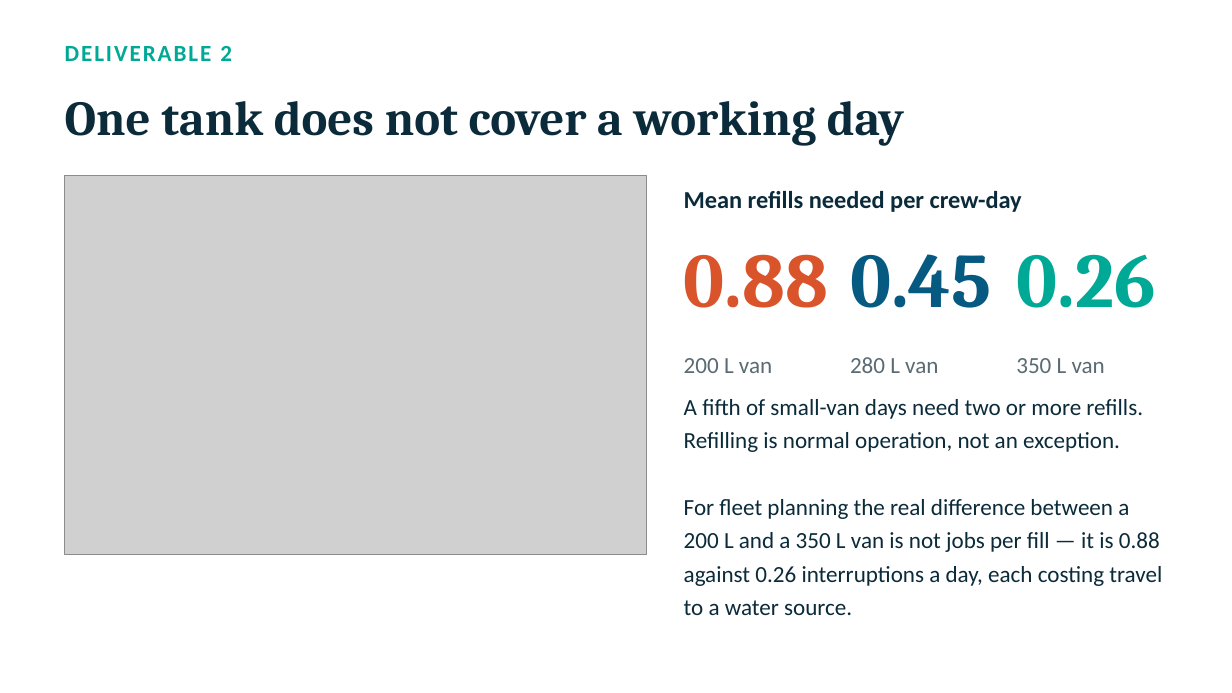
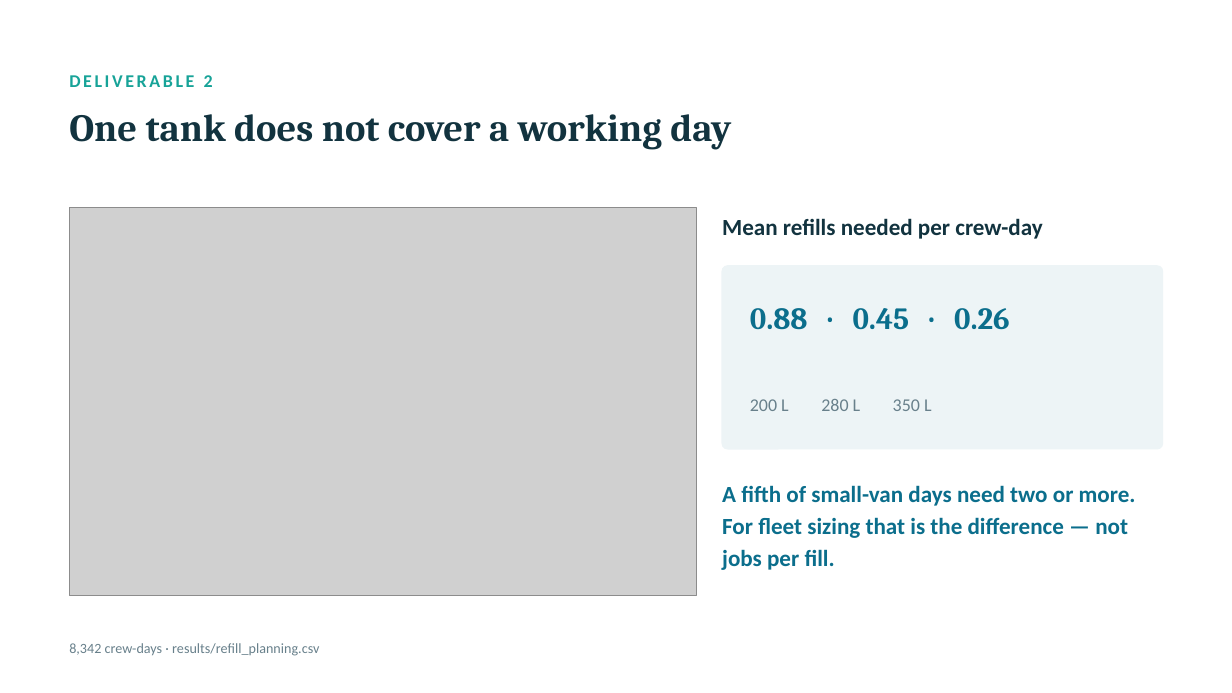
Before and after one commit to namanphogat0003-commits/doorstep-A07-water-supplies, a slide deck: slide 9 of paper/A7_slides.pptx. Drawn at 1232x693 pixels with LibreOffice and Linux fonts; fonts in the diff are those of the drawing; grey boxes stand for pictures. Boxes give left, top, right and bottom in pixels: in the first picture for what was removed or moved away, otherwise in the second. Text is boxed around its words. In the diff, an @@ line names an element or a change of style, - is before the commit and + after.

```diff
--- a/paper/A7_slides.pptx
+++ b/paper/A7_slides.pptx
@@ text "DELIVERABLE 2": place and size @@
-text "DELIVERABLE 2" at box(65, 46, 232, 61)
+text "DELIVERABLE 2" at box(69, 75, 213, 87)
@@ text "DELIVERABLE 2" at box(69, 75, 213, 87): size 18 to 14 pt, text colour #00A896 to #17A398, letter spacing 1.5 to 2 pt; vertical alignment middle to top @@
@@ text "One tank does not cover ...": place and size @@
-text "One tank does not cover ..." at box(65, 101, 904, 145)
+text "One tank does not cover ..." at box(69, 114, 731, 150)
@@ text "One tank does not cover ..." at box(69, 114, 731, 150): size 38 to 30 pt, text colour #0B2B3A to #12333F; vertical alignment middle to top @@
@@ picture: place and size @@
-picture at box(65, 176, 647, 555)
+picture at box(69, 208, 697, 596)
@@ text "Mean refills needed per crew-day": place and size @@
-text "Mean refills needed per crew-day" at box(684, 191, 1022, 212)
+text "Mean refills needed per crew-day" at box(722, 218, 1042, 239)
@@ text "Mean refills needed per crew-day" at box(722, 218, 1042, 239): size 19 to 18 pt, text colour #0B2B3A to #12333F; line spacing 1 to 25pt; vertical alignment middle to top @@
@@ text removed at box(684, 254, 828, 308) @@
-0.88
@@ rounded rectangle added at box(723, 266, 1164, 449), fill #EDF4F6, outline #EDF4F6 1 pt @@
@@ text removed at box(1016, 254, 1155, 308) @@
-0.26
@@ text "0.88 · 0.45 · 0.26" at box(750, 308, 1010, 330): vertical alignment middle to top @@
@@ text at box(750, 308, 1010, 330): text changed; size 60 to 24 pt; text colour #065A82 to #0B6E8C @@
-0.45
+0.88 · 0.45 · 0.26
@@ text removed at box(684, 358, 772, 373) @@
-200 L van
@@ text removed at box(850, 357, 938, 373) @@
-280 L van
@@ text removed at box(1016, 358, 1105, 373) @@
-350 L van
@@ text added at box(750, 399, 932, 411), 14 pt, text #68808B @@
+200 L 280 L 350 L
@@ text "A fifth of small-van days ..." at box(722, 485, 1136, 570): vertical alignment middle to top @@
@@ text at box(722, 485, 1136, 570): text changed; text colour #0B2B3A to #0B6E8C; bold on @@
-A fifth of small-van days need two or more refills. Refilling is normal operation, not an exception.
-For fleet planning the real difference between a 200 L and a 350 L van is not jobs per fill — it is 0.88 against 0.26 interruptions a day, each costing travel to a water source.
+A fifth of small-van days need two or more. For fleet sizing that is the difference — not jobs per fill.
@@ text added at box(69, 643, 319, 656), 11 pt, text #68808B @@
+8,342 crew-days · results/refill_planning.csv
```
Also in this commit, not shown: 11 other slides changed, 5 other files.
